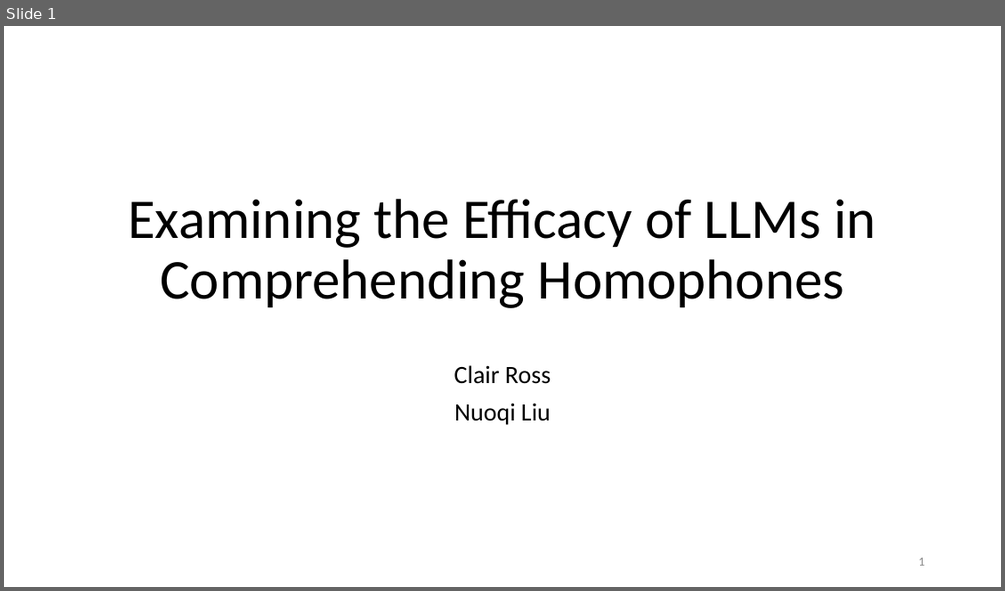
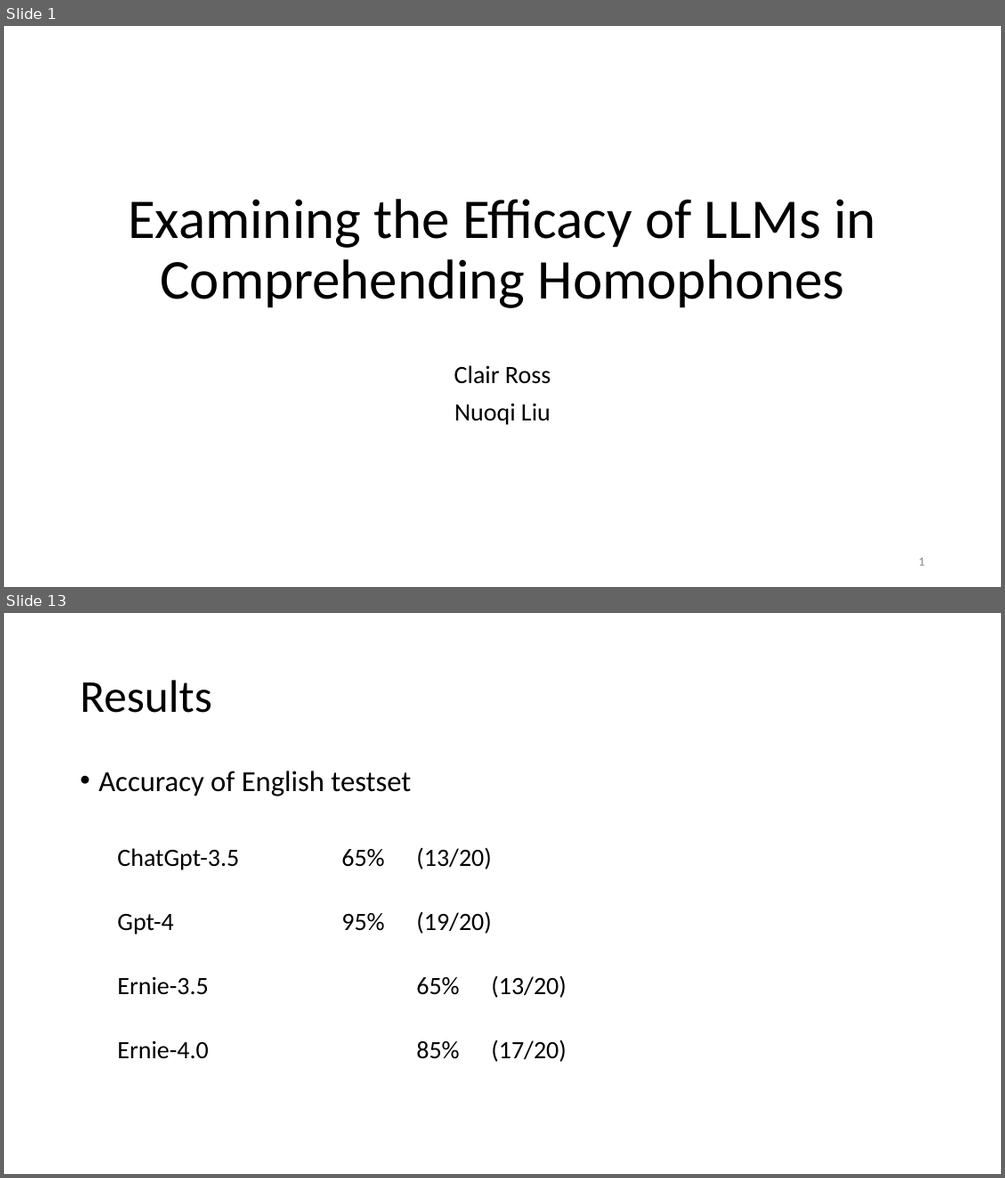
Before and after one commit to LNQ1997/CPSC532V-project, a slide deck: final_presentation.pptx. Shown one above the other, each under a label of ours: slide 1 before the commit, slides 1 and 13 after it; the slides between them are not shown. The pictures are 1005x591 and 1005x1178 pixels, drawn with LibreOffice and Linux fonts; fonts in the diff are those of the drawing. Boxes give left, top, right and bottom in pixels: in the first picture for what was removed or moved away, otherwise in the second. Text is boxed around its words. In the diff, an @@ line names an element or a change of style, - is before the commit and + after.

```diff
--- a/final_presentation.pptx
+++ b/final_presentation.pptx
@@ slide 13 added at [4,613,1001,1174], background #FFFFFF @@
@@ title added at [80,680,212,713], 44 pt, text #000000 @@
+Results
@@ text added at [98,771,566,1062], 24 pt, text #000000 @@
+• Accuracy of English testset
+  ChatGpt-3.5 65% (13/20)
+  Gpt-4 95% (19/20)
+  Ernie-3.5 65% (13/20)
+  Ernie-4.0 85% (17/20)
```
Also in this commit, not shown: 1 slide changed, 18 other slides added, 4 slides removed.
